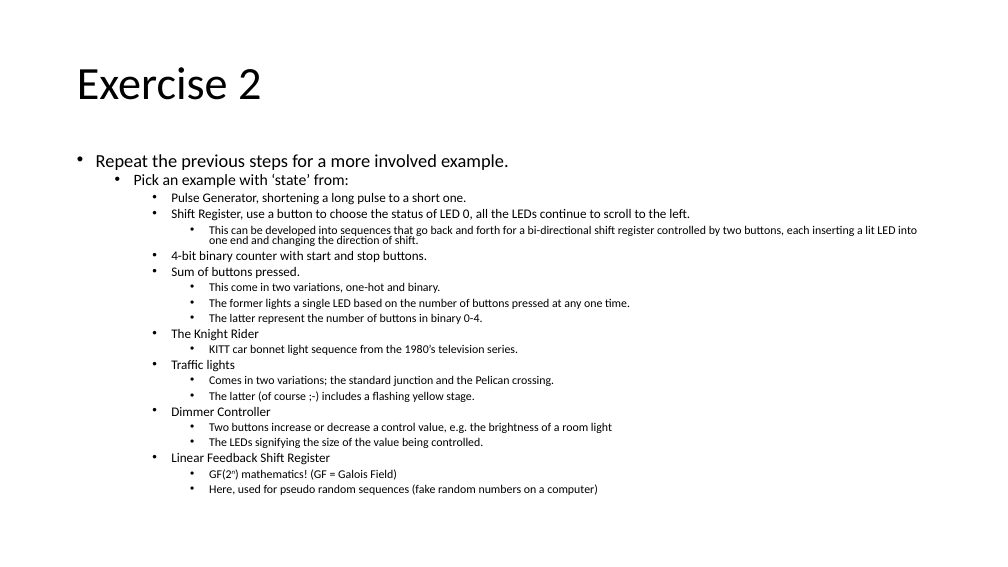
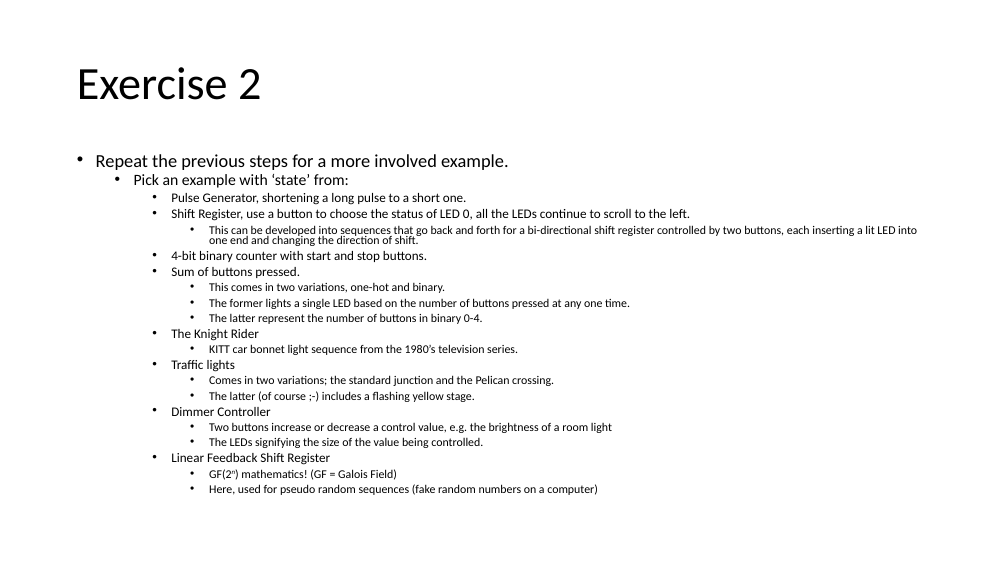
Before and after one commit to house-of-abbey/scratch_vhdl, a slide deck: slide 15 of docs/Training/Training_Material.pptx. Drawn at 1008x567 pixels with LibreOffice and Linux fonts; fonts in the diff are those of the drawing. Boxes give left, top, right and bottom in pixels: in the first picture for what was removed or moved away, otherwise in the second. Text is boxed around its words. In the diff, an @@ line names an element or a change of style, - is before the commit and + after.

```diff
--- a/docs/Training/Training_Material.pptx
+++ b/docs/Training/Training_Material.pptx
@@ text at [209, 282, 446, 293]: text changed @@
-      • This come in two variations, one-hot and binary.
+      • This comes in two variations, one-hot and binary.
```
Also in this commit, not shown: 5 other slides changed, 8 other files.
